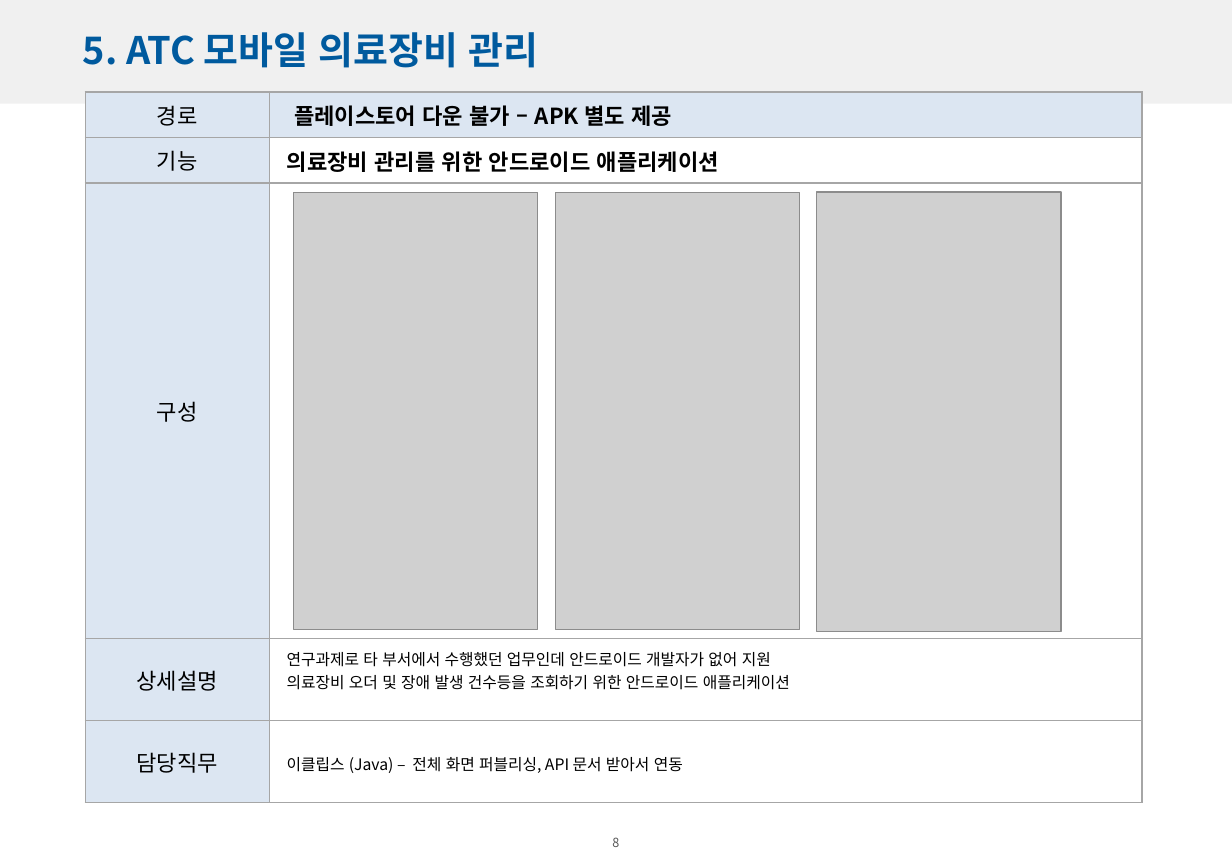
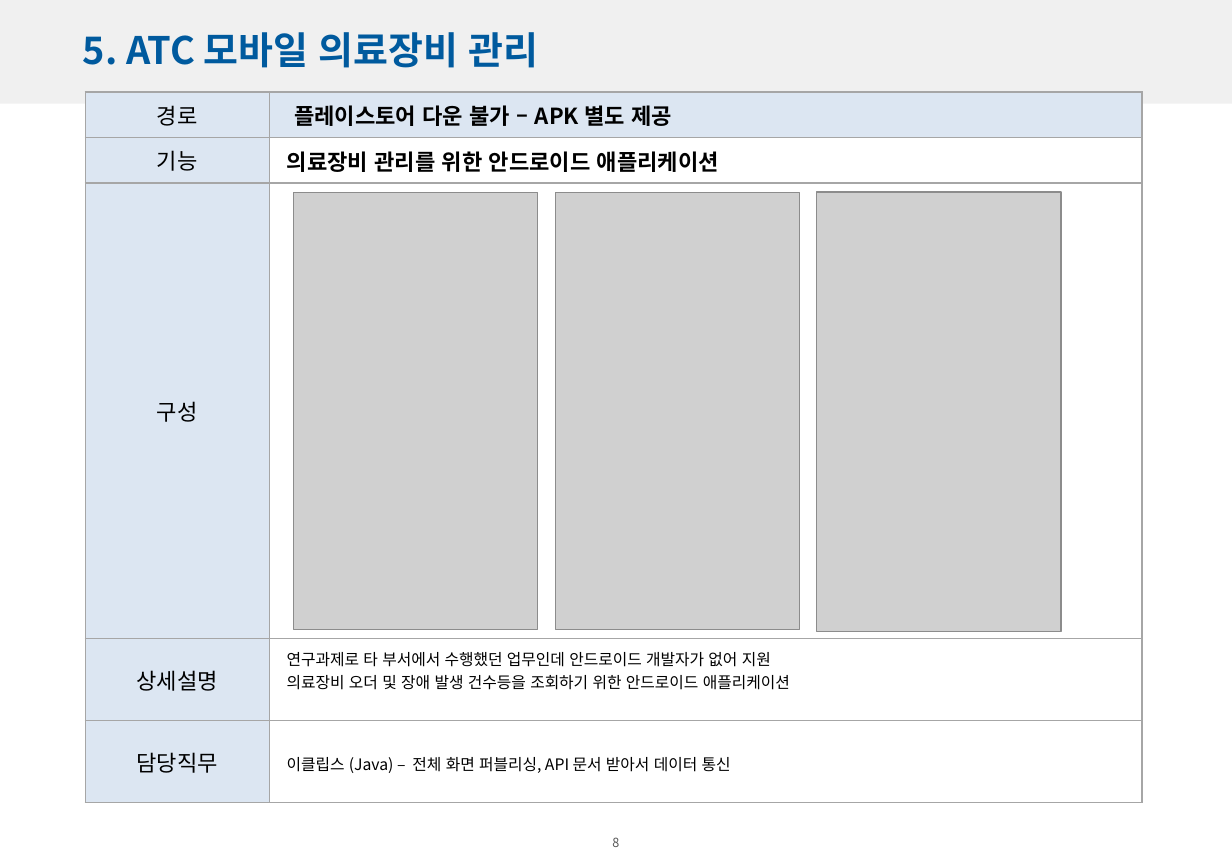
Before and after one commit to soominLee0220/soominLeeRepository, a slide deck: slide 9 of soominLeePortfolio.pptx. Drawn at 1232x853 pixels with LibreOffice and Linux fonts; fonts in the diff are those of the drawing; grey boxes stand for pictures; background and template pictures are left out. Boxes give left, top, right and bottom in pixels: in the first picture for what was removed or moved away, otherwise in the second. Text is boxed around its words. In the diff, an @@ line names an element or a change of style, - is before the commit and + after.

```diff
--- a/soominLeePortfolio.pptx
+++ b/soominLeePortfolio.pptx
@@ text at box(287, 757, 731, 773): text changed @@
-이클립스 (Java) – 전체 화면 퍼블리싱, API 문서 받아서 연동
+이클립스 (Java) – 전체 화면 퍼블리싱, API 문서 받아서 데이터 통신
```
Also in this commit, not shown: 5 other slides changed.
